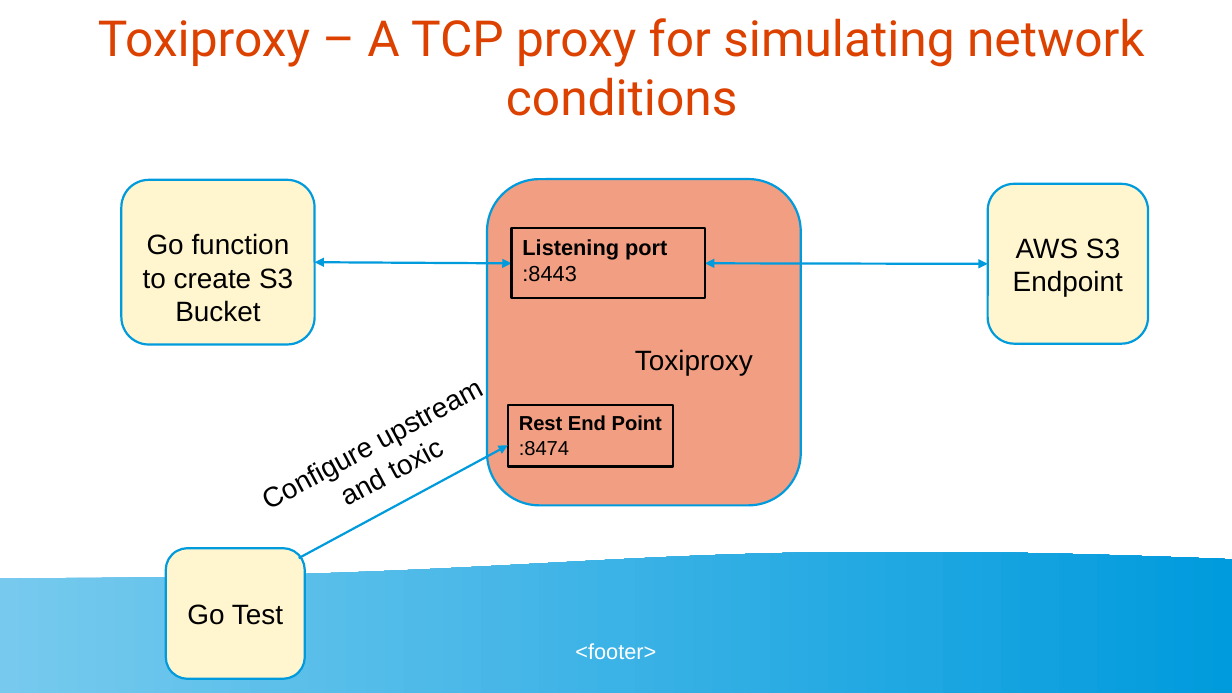
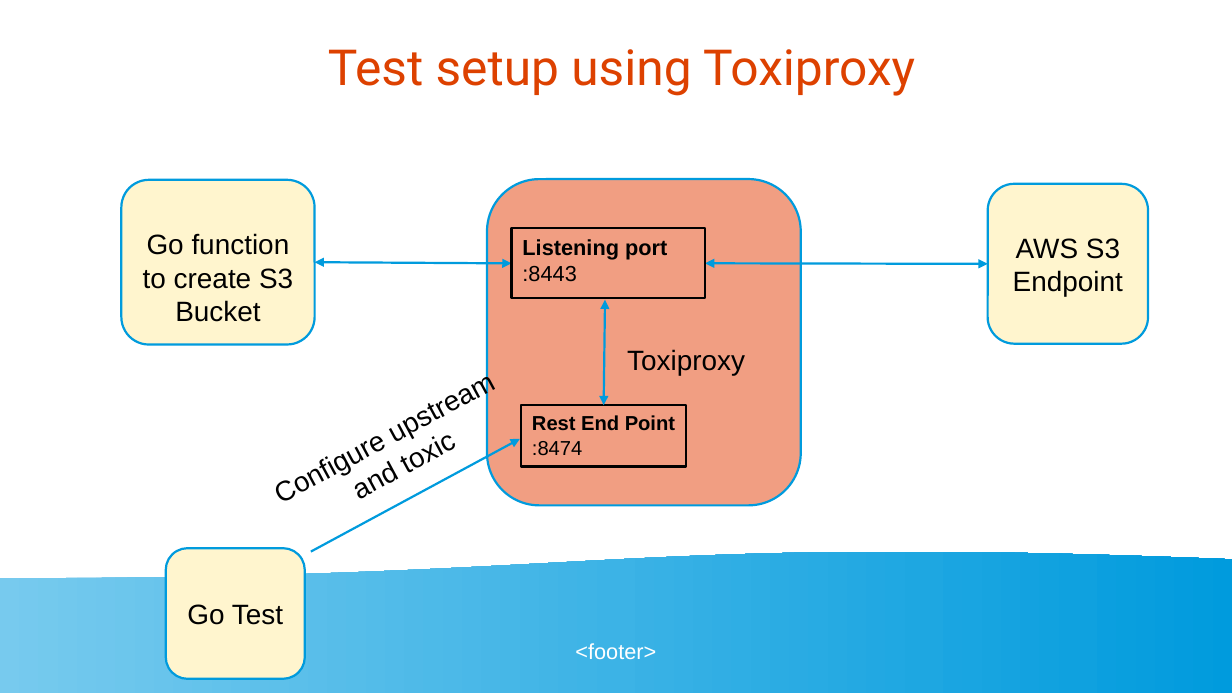
Before and after one commit to golangbot/gophercon-uk-2025-talk, a slide deck: slide 14 of Presentation.odp. Drawn at 1232x693 pixels with LibreOffice and Linux fonts; fonts in the diff are those of the drawing. Boxes give left, top, right and bottom in pixels: in the first picture for what was removed or moved away, otherwise in the second. Text is boxed around its words. In the diff, an @@ line names an element or a change of style, - is before the commit and + after.

```diff
--- a/Presentation.odp
+++ b/Presentation.odp
@@ title at (x1=328, y1=49, x2=915, y2=96): text changed @@
-Toxiproxy – A TCP proxy for simulating network conditions
+Test setup using Toxiproxy
@@ double arrow added from (604, 406) to (605, 300), #009BDD 1.42 pt @@
@@ rectangle "Rest End Point :8474" moved from (x1=508, y1=406, x2=673, y2=467) to (x1=521, y1=406, x2=686, y2=467) @@
@@ line "Configure upstream" moved from (x1=298, y1=446, x2=508, y2=559) to (x1=311, y1=439, x2=520, y2=552) @@
```
Also in this commit, not shown: 9 other slides changed, 4 other files.
